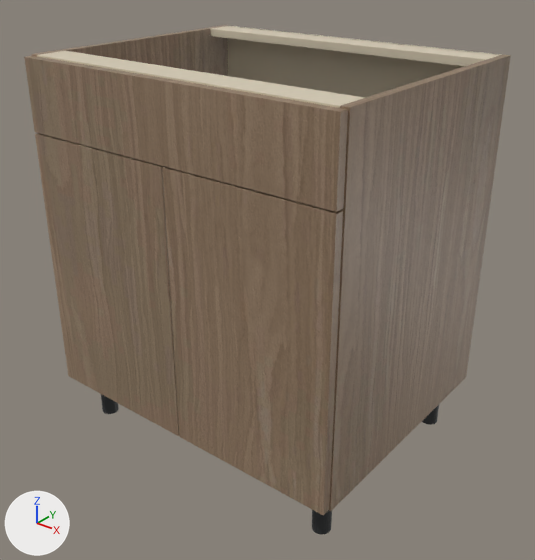
One commit to the glTF model storefront/public/cabinet-inventory/models/oppein-ply-mnw-sb30.glb: the scene before it, then after it.
The view is the same before and after, from a 50 mm lens placed at (1.338, -1.498, 1.119), pointed at (0.397, -0.321, 0.389). Lighting does not change. The marker at lower left points along +X, +Y and +Z. The older version comes first. Where no turn or scale is listed for an object, it has been applied to the vertices.

Names of what the first picture shows: 'Cabinet back', 'Cabinet side', 'Cabinet side.001', 'Door', 'Door.001', 'False drawer front', 'Top support rail', 'Top support rail.001' and 3 more.
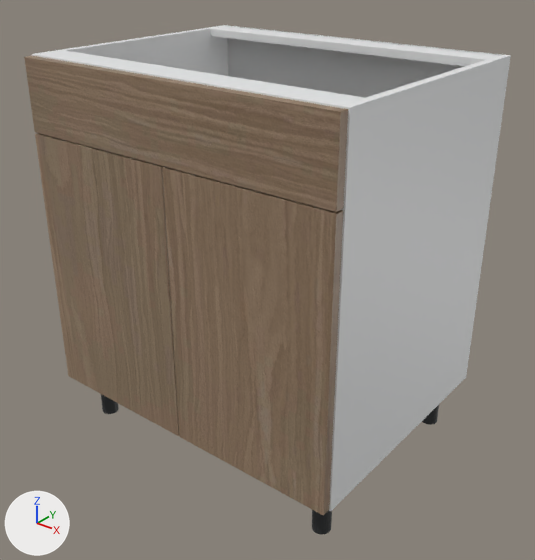
Patch to the scene script:
```diff
--- a/storefront/public/cabinet-inventory/models/oppein-ply-mnw-sb30.glb.py
+++ b/storefront/public/cabinet-inventory/models/oppein-ply-mnw-sb30.glb.py
@@ mat_white_cabinet_carcass @@
+mat_white_cabinet_carcass = principled_material('White cabinet carcass')
+mat_white_cabinet_carcass.base_color = (0.82, 0.83, 0.835)  # white #eaebec
+mat_white_cabinet_carcass.roughness = 0.48
@@ me_cube_002 @@
 me_cube_002.from_pydata(...)  # 56 vertices, 108 faces; spans x -0.363..0.363, y -0.006..0.006, z -0.381..0.381
-me_cube_002.materials.append(mat_cabinet_interior___visual_interpretation)  # beige #daceb6
+me_cube_002.materials.append(mat_white_cabinet_carcass)  # white #eaebec
@@ me_cube @@
 me_cube.from_pydata(...)  # 56 vertices, 108 faces; spans x -0.009..0.009, y -0.293..0.293, z -0.381..0.381
-me_cube.materials.append(mat_supplier_finish___natural_wood)  # picture img_oak
+me_cube.materials.append(mat_white_cabinet_carcass)  # white #eaebec
@@ me_cube_001 @@
 me_cube_001.from_pydata(...)  # 56 vertices, 108 faces; spans x -0.009..0.009, y -0.293..0.293, z -0.381..0.381
-me_cube_001.materials.append(mat_supplier_finish___natural_wood)  # picture img_oak
+me_cube_001.materials.append(mat_white_cabinet_carcass)  # white #eaebec
@@ me_cube_004 @@
 me_cube_004.from_pydata(...)  # 56 vertices, 108 faces; spans x -0.363..0.363, y -0.035..0.035, z -0.009..0.009
-me_cube_004.materials.append(mat_cabinet_interior___visual_interpretation)  # beige #daceb6
+me_cube_004.materials.append(mat_white_cabinet_carcass)  # white #eaebec
@@ me_cube_005 @@
 me_cube_005.from_pydata(...)  # 56 vertices, 108 faces; spans x -0.363..0.363, y -0.035..0.035, z -0.009..0.009
-me_cube_005.materials.append(mat_cabinet_interior___visual_interpretation)  # beige #daceb6
+me_cube_005.materials.append(mat_white_cabinet_carcass)  # white #eaebec
```

Pixel boxes (x1, y1, x2, y2) of what changed, in the pictures (535 x 560 px):
'Cabinet side.001', recoloured (brown to white)
    both: (329, 55, 511, 511)
'Cabinet back', recoloured (beige to white)
    both: (227, 26, 502, 98)
'Cabinet side', recoloured (brown to white)
    both: (32, 25, 228, 76)
'Top support rail.001', recoloured (beige to white)
    both: (37, 51, 364, 108)
'Top support rail', recoloured
    both: (210, 26, 499, 66)
